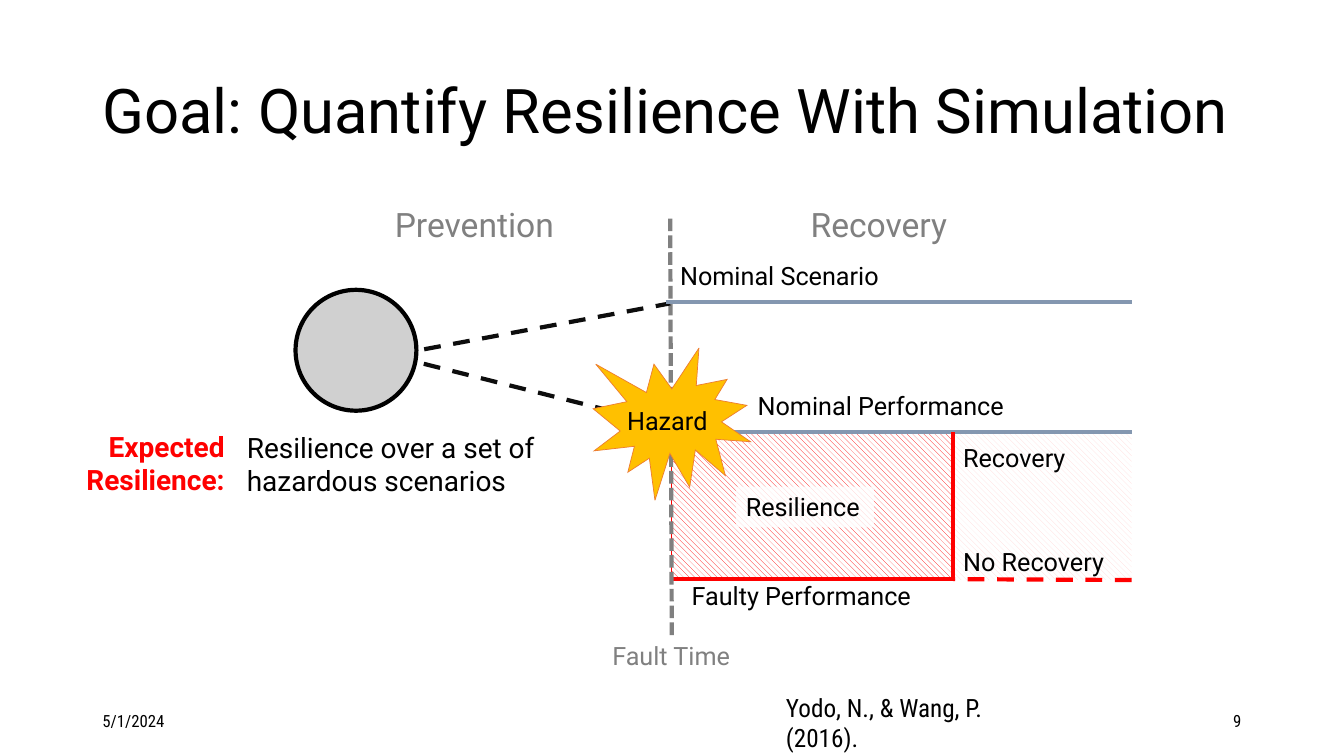
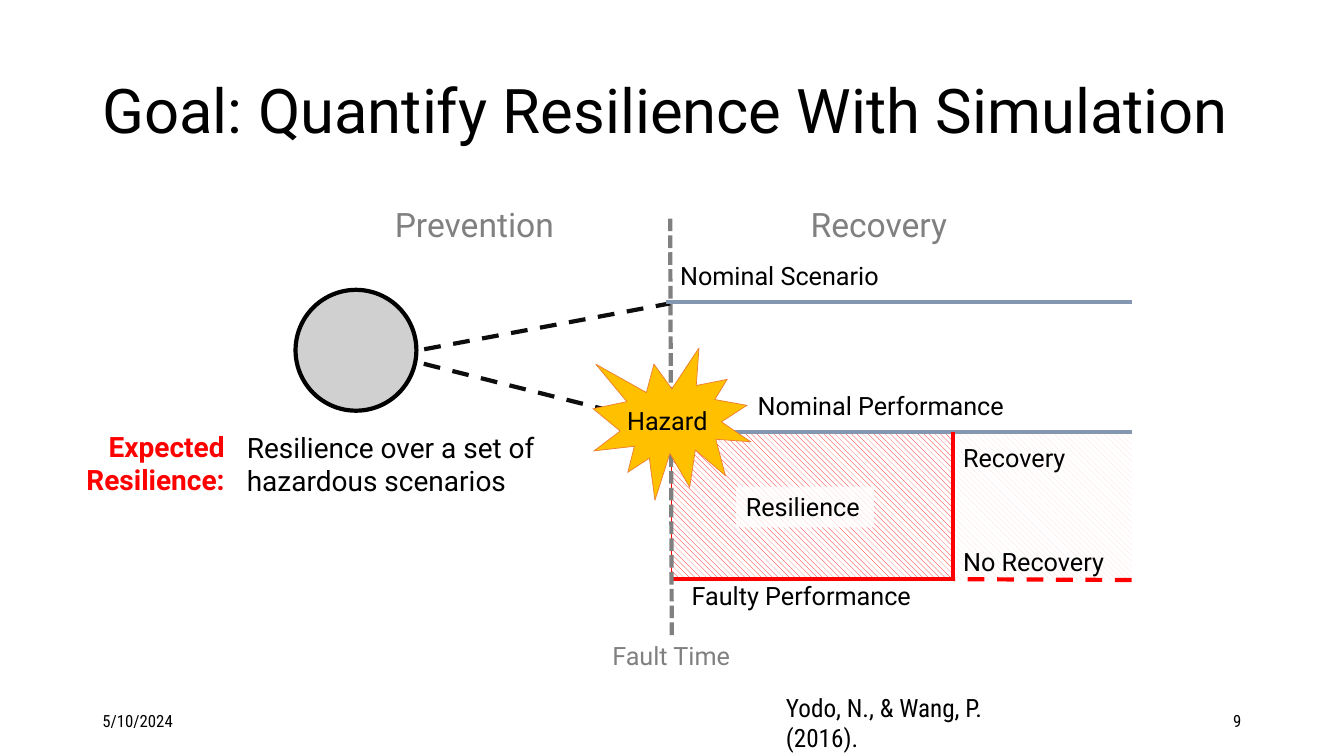
Before and after one commit to nasa/fmdtools, a slide deck: slide 9 of docs/figures/powerpoint_figures.pptx. Drawn at 1344x756 pixels with LibreOffice and Linux fonts; fonts in the diff are those of the drawing; grey boxes stand for pictures. Boxes give left, top, right and bottom in pixels: in the first picture for what was removed or moved away, otherwise in the second. Text is boxed around its words. In the diff, an @@ line names an element or a change of style, - is before the commit and + after.

```diff
--- a/docs/figures/powerpoint_figures.pptx
+++ b/docs/figures/powerpoint_figures.pptx
@@ text at (x1=102, y1=715, x2=172, y2=728): text changed @@
-5/1/2024
+5/10/2024
```
Also in this commit, not shown: 4 other slides changed, 57 other files.
